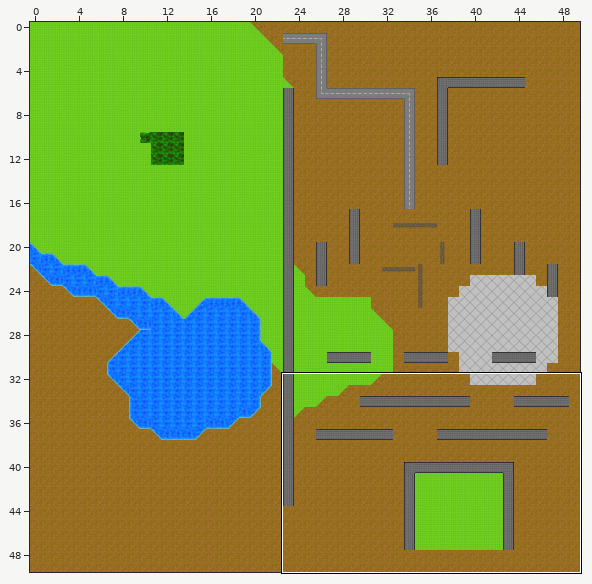
Tiled map, stored at maps/level1.tmx. The picture above shows the old version from afar; the outline marks the close-up.
Close-up. As it was:
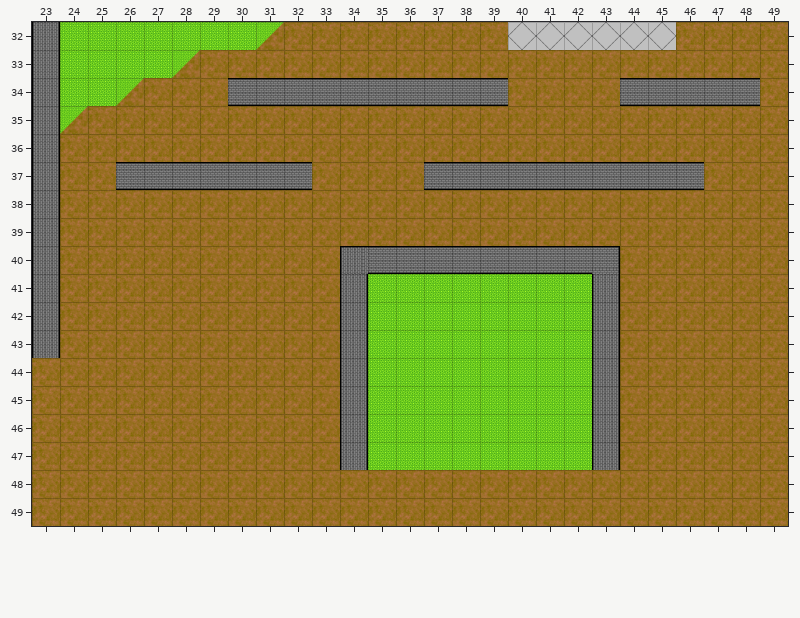
Cells are 64x64 px. Shown: x 23..49, y 32..49. The commit also changed other parts of the map, which this record leaves out.
And afterwards:
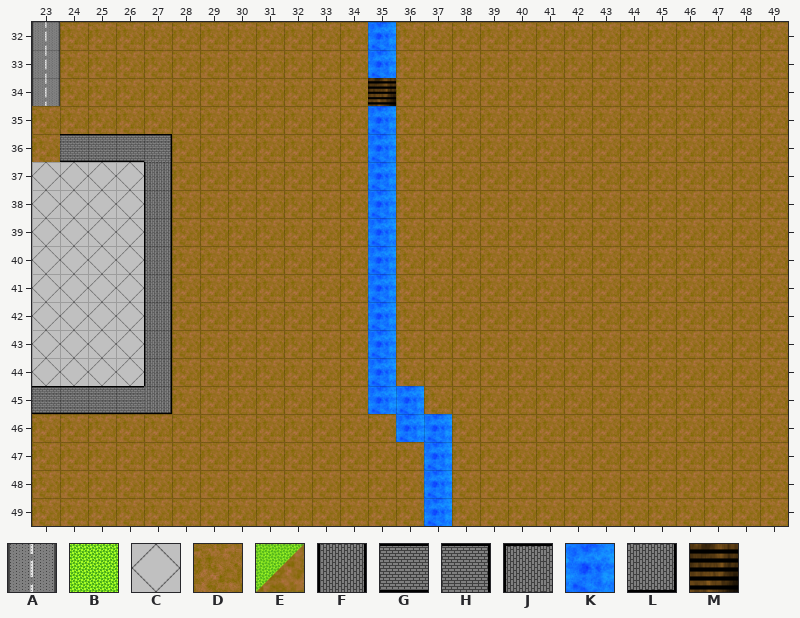
Key: from "background": A 6, B 16, C 17, D 18, E 22; from "obstacles": F 0, G 1, H 2, J 5, K 8; from "weaponCollision": L 3; from "world": M 1.
_ is an empty cell, # one hidden under a higher layer.
Tiles of an added or newly shown layer are drawn over the layers below it.
The exact change:
Layer "Background" (removed):
y 32: x 24..31 BBBBBBBE -> ________; x 35 D -> _; x 40..45 CCCCCC -> ______
y 33: x 24..28 BBBBE -> _____; x 35 D -> _
y 34: x 24..26 BBE -> ___
y 35: x 24 E -> _; x 35 D -> _
y 36: x 24..27 DDDD -> ____; x 35 D -> _
y 37: x 23..26 #DD# -> ____; x 35 D -> _
y 38..39: x 23..27 #DDDD -> _____; x 35 D -> _
y 40: x 23..27 #DDDD -> _____
y 41..43: x 23..27 #DDDD -> _____; x 35..42 BBBBBBBB -> ________
y 44..45: x 23..27 DDDDD -> _____; x 35..42 BBBBBBBB -> ________
y 46..47: x 35..42 BBBBBBBB -> ________
y 48..49: x 37 D -> _
Layer "Obstacles" (removed):
y 32..33: x 23 F -> _
y 34: x 23 F -> _; x 30..39 GGGGGGGGGG -> __________; x 44..48 GGGGG -> _____
y 35..36: x 23 F -> _
y 37: x 23 F -> _; x 26..32 GGGGGGG -> _______; x 37..46 GGGGGGGGGG -> __________
y 38..39: x 23 F -> _
y 40: x 23 F -> _; x 34..43 JGGGGGGGGH -> __________
y 41..43: x 23 F -> _; x 34 F -> _; x 43 F -> _
y 44..47: x 34 F -> _; x 43 F -> _
Layer "ground" (added):
y 32: x 24..31 ________ -> DDDDDDDD; x 40..45 ______ -> DDDDDD
y 33: x 24..28 _____ -> DDDDD
y 34: x 24..26 ___ -> DDD; x 30..34 _____ -> DDDDD; x 36..39 ____ -> DDDD; x 44..48 _____ -> DDDDD
y 35: x 23..24 __ -> DD
y 36: x 23 _ -> D
y 37: x 23..26 ____ -> CCCC; x 28..32 _____ -> DDDDD; x 37..46 __________ -> DDDDDDDDDD
y 38..39: x 23..26 ____ -> CCCC
y 40..44: x 23..26 ____ -> CCCC; x 34 _ -> D; x 36..43 ________ -> DDDDDDDD
y 45: x 34 _ -> D; x 37..43 _______ -> DDDDDDD
y 46: x 34..35 __ -> DD; x 38..43 ______ -> DDDDDD
y 47: x 34..36 ___ -> DDD; x 38..43 ______ -> DDDDDD
Layer "world" (added):
y 32..33: x 23 _ -> A; x 35 _ -> K
y 34: x 23 _ -> A; x 35 _ -> M
y 35..44: x 35 _ -> K
y 45: x 35..36 __ -> KK
y 46: x 36..37 __ -> KK
y 47..49: x 37 _ -> K
Layer "weaponCollision" (added):
y 36: x 24..27 ____ -> GGGH
y 37..44: x 27 _ -> F
y 45: x 23..27 _____ -> GGGGL
